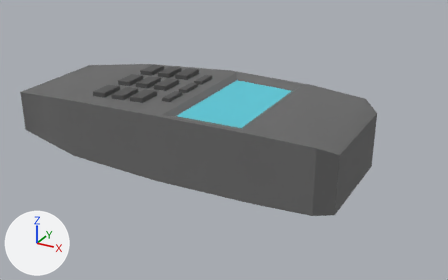
The OBJ model Vac u me/Assets/Models/Pickups/Shit_Cellular.obj: old version first, new version second.
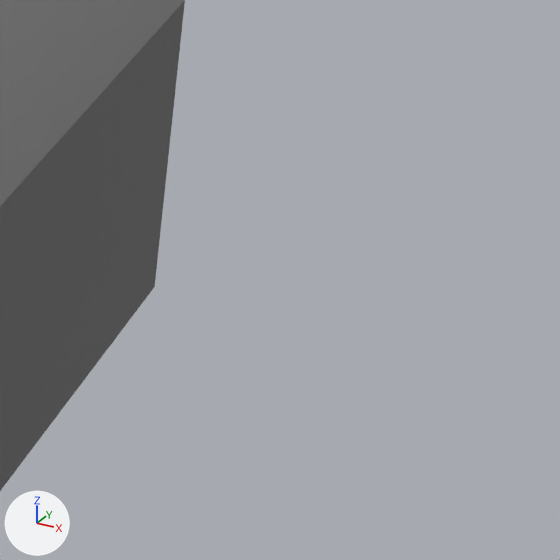
Each version is shown whole from a 50 mm camera at (28.71, -45.73, 21.52) aimed at (3.57, -0.02, -1.34), then close up on the part from 77% to 100% of the width and 40% to 78% of the height. Lighting does not change. The marker at lower left points along +X, +Y and +Z. Where no turn or scale is listed for an object, it has been applied to the vertices. Vertices at the same position are counted once.

The scene before the commit, as lines of its bpy script (objects in view):
```python
me_shit_cellular = bpy.data.meshes.new('Shit_Cellular')
me_shit_cellular.from_pydata(...)  # 128 vertices, 90 faces; spans x -16.1..16.1, y -7.0..7.0, z -3.2..3.2
# faces by material slot: [60, 29, 1]
me_shit_cellular.materials.append(mat_wire_022022022)  # dark grey #535353
me_shit_cellular.materials.append(mat_wire_037037037)  # dark grey #6a6a6a
me_shit_cellular.materials.append(mat_wire_028149177)  # cyan #5dc9d9
ob_shit_cellular = bpy.data.objects.new('Shit_Cellular', me_shit_cellular)
ob_shit_cellular.location = (0.0, 0.0, 0.0)
```
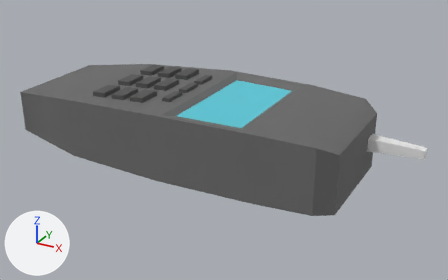
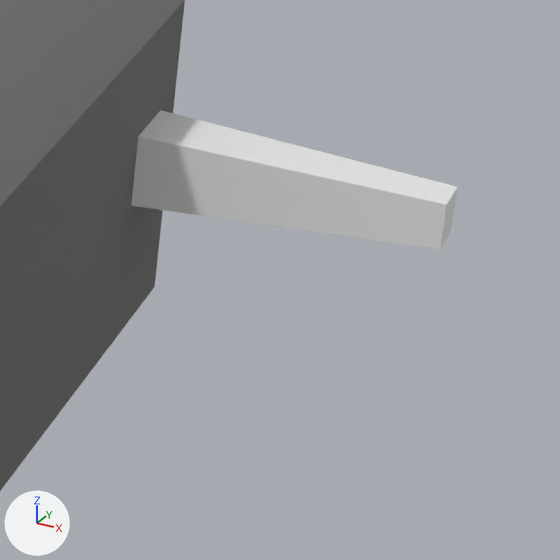
The newer file is also turned or shifted as a whole; pictures and numbers use the older file's frame.

Changed parts and their boxes [x1, y1, x2, y2] in the close-ups (560 x 560 px):
'Shit_Cellular', reshaped
    before: [0, 0, 185, 491]
    after: [0, 0, 457, 491]
part 1 of me_shit_cellular, added
    after: [131, 110, 457, 249]

The edits, one by one:
Material 'wire_007016024' (mat_wire_007016024) is new.
Its base color is (0.8, 0.8, 0.8) (white #e7e7e7).
Its roughness is 1.0.
me_shit_cellular has 128 vertices, 90 faces and spans x -16.1..16.1, y -7.0..7.0, z -3.2..3.2.
me_shit_cellular is used by ob_shit_cellular; location (0.0, 0.0, 0.0).
Verts and faces of me_shit_cellular; kept vertices keep their numbers, new ones are numbered from 128.
Part 1, on me_shit_cellular:
New vertex 128 is at (20.8, 3.1, 0.1), pixel (446, 204).
New vertex 129 is at (20.8, 3.1, -0.7), pixel (440, 249).
New vertex 130 is at (20.8, 3.8, -0.7), pixel (451, 231).
New vertex 131 is at (20.8, 3.8, 0.1), pixel (457, 186).
New vertex 132 is at (15.9, 2.9, 0.3).
New vertex 133 is at (15.9, 2.9, -0.9).
New vertex 134 is at (15.9, 4.1, -0.9).
New vertex 135 is at (15.9, 4.1, 0.3).
New faces: (128, 129, 130, 131), (128, 132, 133, 129), (129, 133, 134, 130), (130, 134, 135, 131), (128, 131, 135, 132) (mat_wire_007016024 (white #e7e7e7)).
me_shit_cellular now uses material mat_wire_007016024 (white #e7e7e7).
